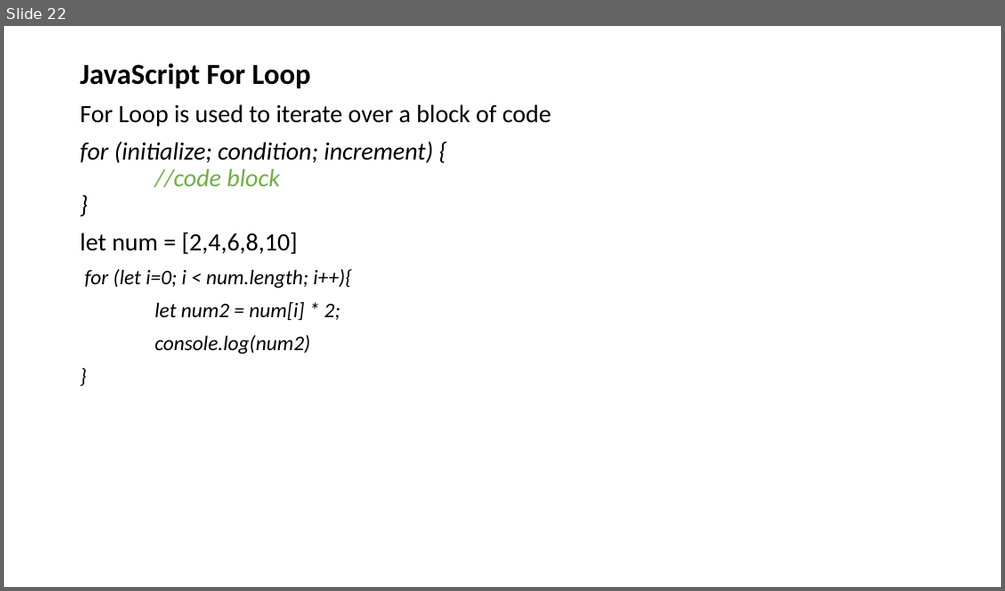
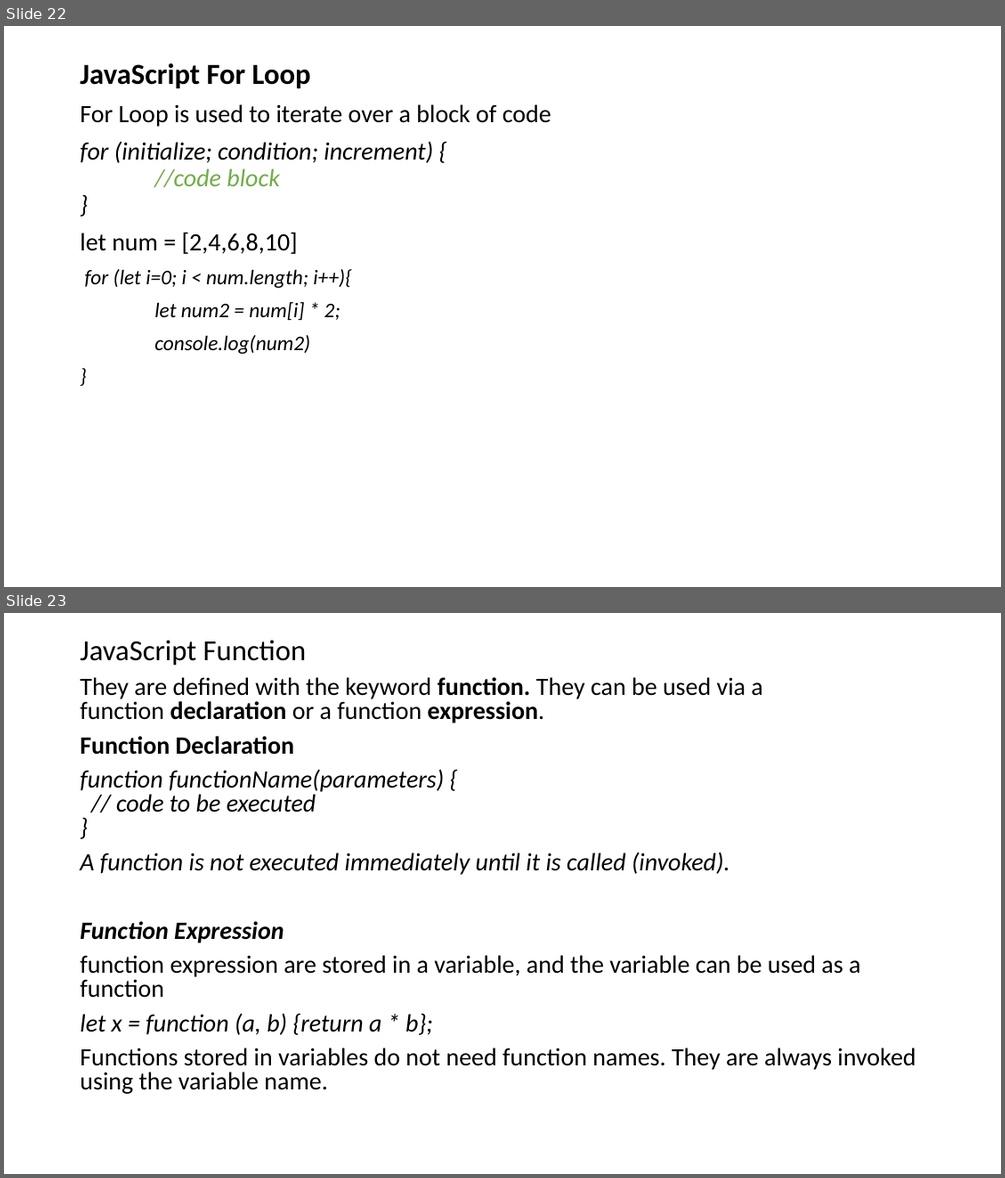
Before and after one commit to adeakinwe/AcademyFourPointZero, a slide deck: xx/lecture2/javascript/javascript.pptx. Shown one above the other, each under a label of ours: slide 22 before the commit, slides 22 and 23 after it. The pictures are 1005x591 and 1005x1178 pixels, drawn with LibreOffice and Linux fonts; fonts in the diff are those of the drawing. Boxes give left, top, right and bottom in pixels: in the first picture for what was removed or moved away, otherwise in the second. Text is boxed around its words. In the diff, an @@ line names an element or a change of style, - is before the commit and + after.

Commit message:
function

```diff
--- a/xx/lecture2/javascript/javascript.pptx
+++ b/xx/lecture2/javascript/javascript.pptx
@@ slide 23 added at <box>4,613,1001,1174</box>, background #FFFFFF @@
@@ text added at <box>80,640,915,1094</box>, 24 pt, text #000000 @@
+JavaScript Function
+They are defined with the keyword function. They can be used via a function declaration or a function expression.
+Function Declaration
+function functionName(parameters) {
+// code to be executed
+}
+A function is not executed immediately until it is called (invoked).
+Function Expression
+function expression are stored in a variable, and the variable can be used as a function
+let x = function (a, b) {return a * b};
+Functions stored in variables do not need function names. They are always invoked using the variable name.
```
Also in this commit, not shown: 3 other slides added, 1 other file.
